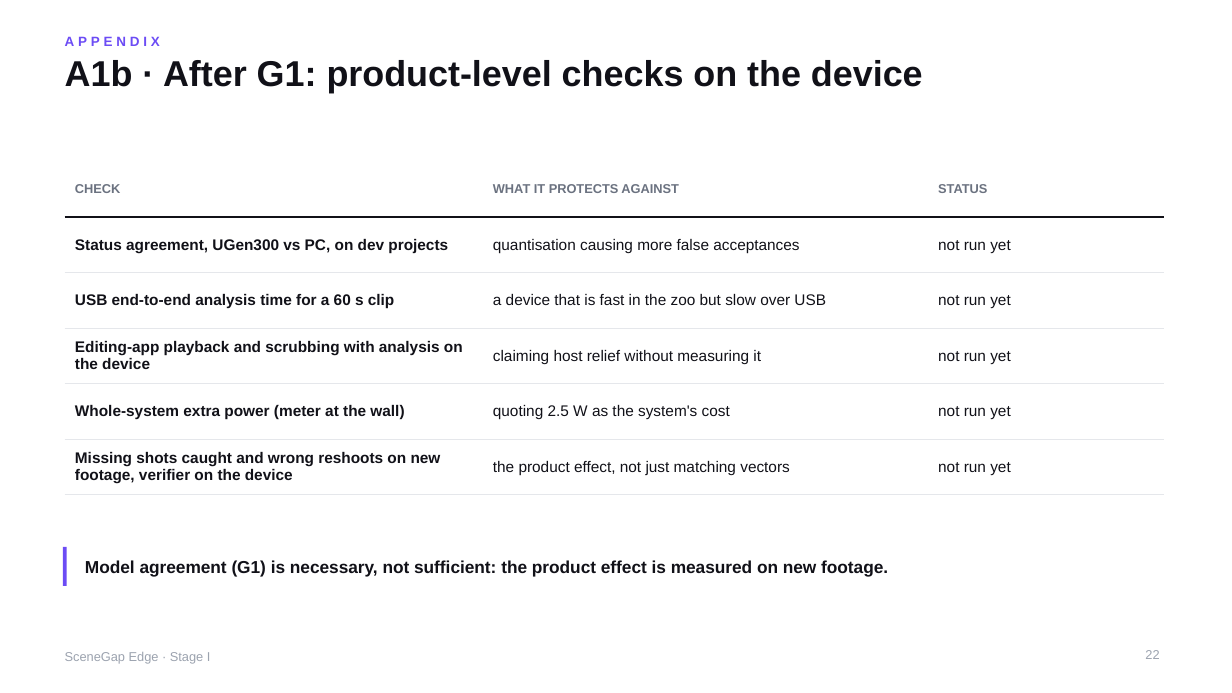
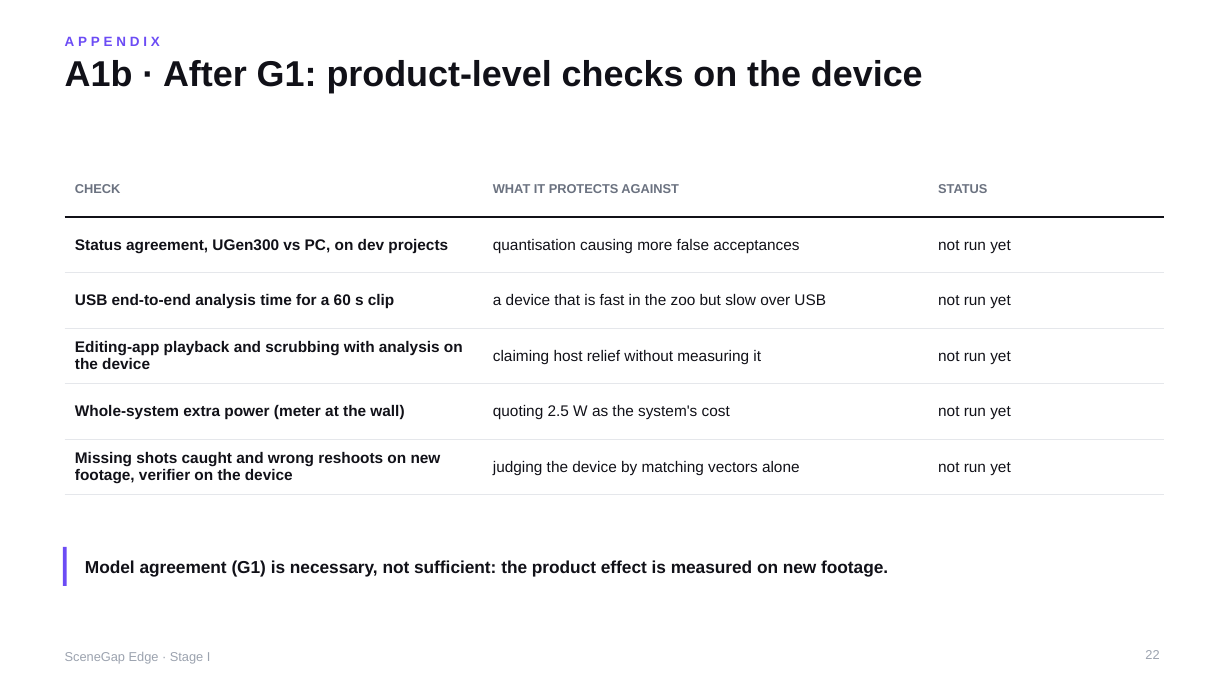
Before and after one commit to yu9bryan/scenegap-edge, a slide deck: slide 22 of docs/deck/SceneGapEdge_StageI_Proposal.pptx. Drawn at 1232x693 pixels with LibreOffice and Linux fonts; fonts in the diff are those of the drawing. Boxes give left, top, right and bottom in pixels: in the first picture for what was removed or moved away, otherwise in the second. Text is boxed around its words. In the diff, an @@ line names an element or a change of style, - is before the commit and + after.

```diff
--- a/docs/deck/SceneGapEdge_StageI_Proposal.pptx
+++ b/docs/deck/SceneGapEdge_StageI_Proposal.pptx
@@ table at (x1=65, y1=162, x2=1165, y2=488) @@
-row 6, column 2: the product effect, not just matching vectors
+row 6, column 2: judging the device by matching vectors alone
```
Also in this commit, not shown: 3 other slides changed, 9 other files.
